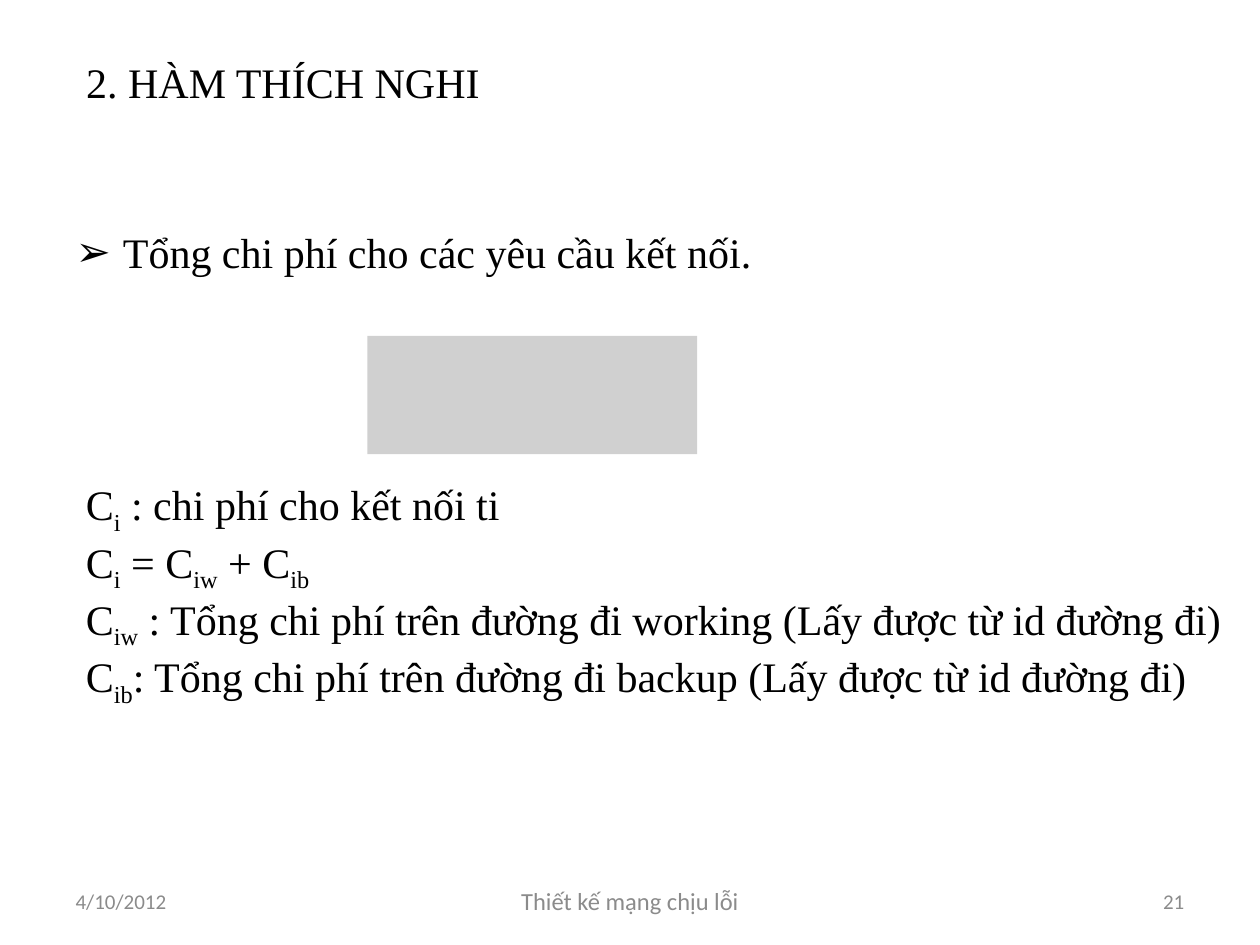
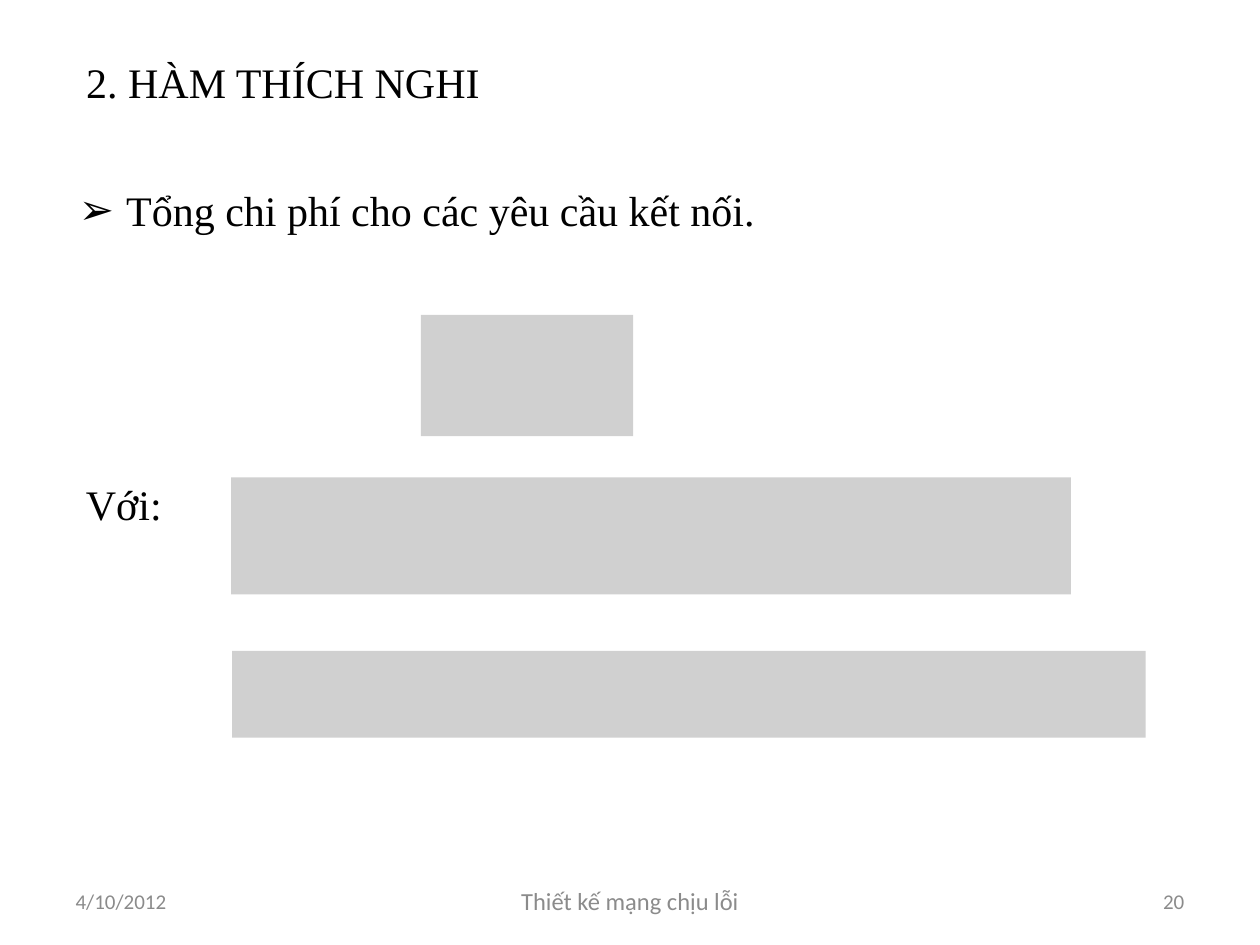
Before and after one commit to luongnv89/GAMSOND, a slide deck: slide 20 of Presents/Luongnv.Intro6.0.pptx (slide 21 before the commit). Drawn at 1260x945 pixels with LibreOffice and Linux fonts; fonts in the diff are those of the drawing; grey boxes stand for pictures. Boxes give left, top, right and bottom in pixels: in the first picture for what was removed or moved away, otherwise in the second. Text is boxed around its words. In the diff, an @@ line names an element or a change of style, - is before the commit and + after.

```diff
--- a/Presents/Luongnv.Intro6.0.pptx
+++ b/Presents/Luongnv.Intro6.0.pptx
@@ text "Tổng chi phí cho các ...": place and size @@
-text "Tổng chi phí cho các ..." at bbox=[123, 237, 751, 277]
+text "Tổng chi phí cho các ..." at bbox=[126, 195, 754, 235]
@@ picture added at bbox=[421, 315, 633, 436] @@
@@ picture removed at bbox=[368, 336, 698, 455] @@
@@ picture added at bbox=[231, 478, 1071, 595] @@
@@ text at bbox=[86, 490, 162, 521]: text changed @@
-Ci : chi phí cho kết nối ti
-Ci = Ciw + Cib
-Ciw : Tổng chi phí trên đường đi working (Lấy được từ id đường đi)
-Cib: Tổng chi phí trên đường đi backup (Lấy được từ id đường đi)
+Với:
@@ picture added at bbox=[232, 651, 1145, 738] @@
@@ page number at bbox=[1163, 895, 1184, 909]: text changed @@
-21
+20
```
Also in this commit, not shown: 8 other slides changed, 8 slides removed.
